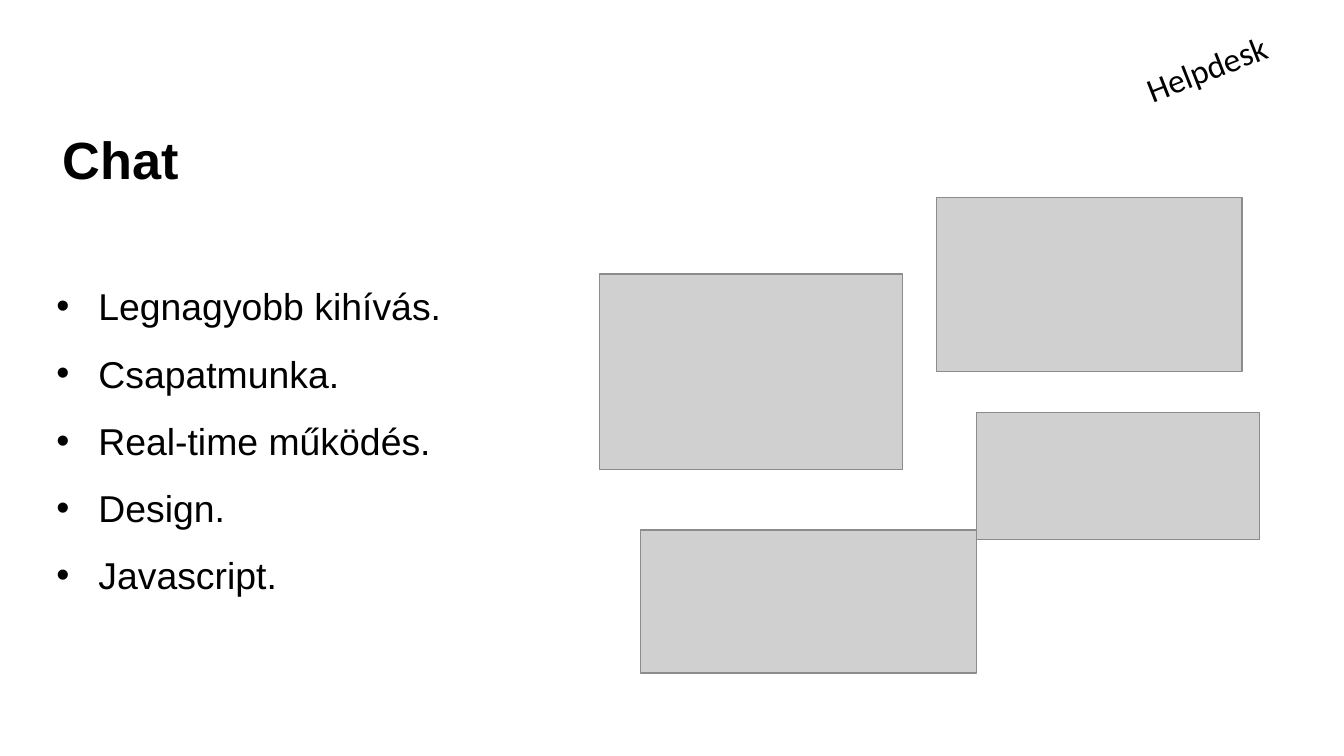
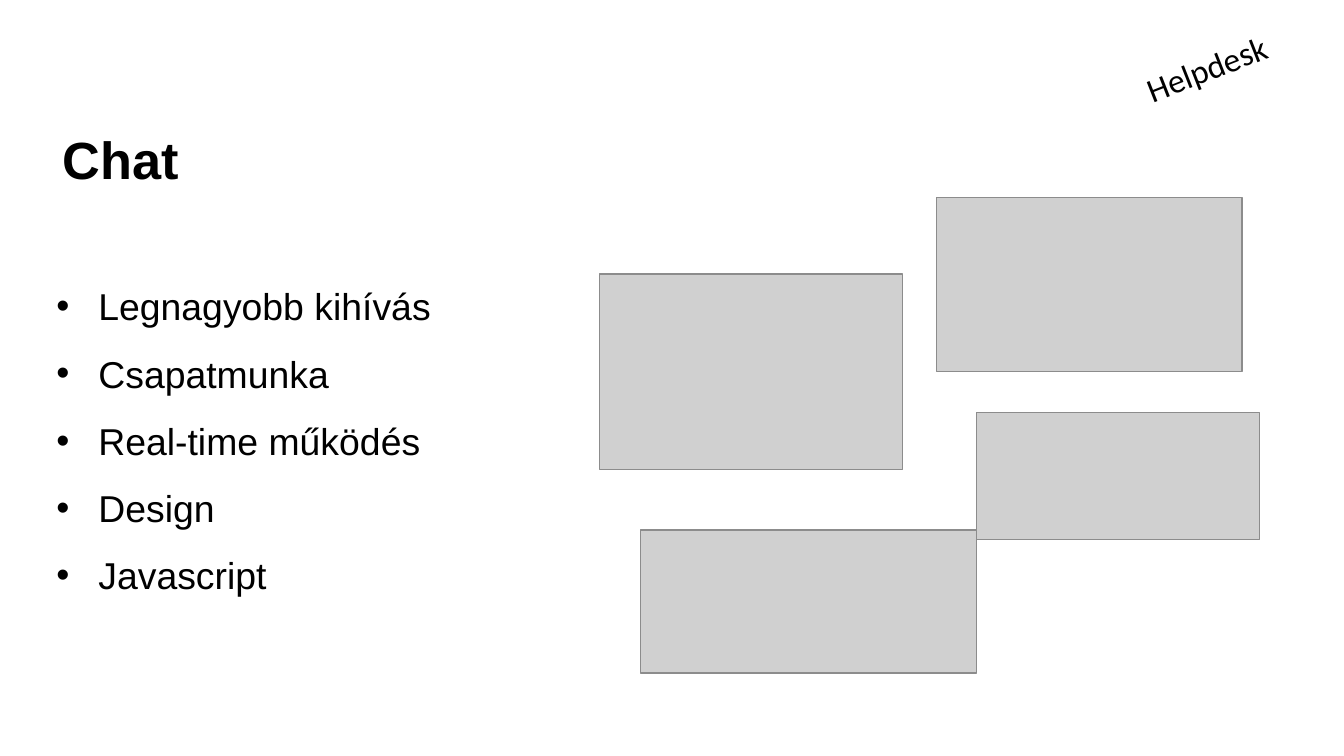
Before and after one commit to schonherz-java-ee-2016-q4/project, a slide deck: slide 7 of presentation/Helpdesk/Németh Marcell/marcell_nemeth.pptx. Drawn at 1344x756 pixels with LibreOffice and Linux fonts; fonts in the diff are those of the drawing; grey boxes stand for pictures; background and template pictures are left out. Boxes give left, top, right and bottom in pixels: in the first picture for what was removed or moved away, otherwise in the second. Text is boxed around its words. In the diff, an @@ line names an element or a change of style, - is before the commit and + after.

```diff
--- a/presentation/Helpdesk/Németh Marcell/marcell_nemeth.pptx
+++ b/presentation/Helpdesk/Németh Marcell/marcell_nemeth.pptx
@@ text at [98,292,430,597]: text changed @@
-• Legnagyobb kihívás.
-• Csapatmunka.
-• Real-time működés.
-• Design.
-• Javascript.
+• Legnagyobb kihívás
+• Csapatmunka
+• Real-time működés
+• Design
+• Javascript
```
Also in this commit, not shown: 6 other slides changed.
